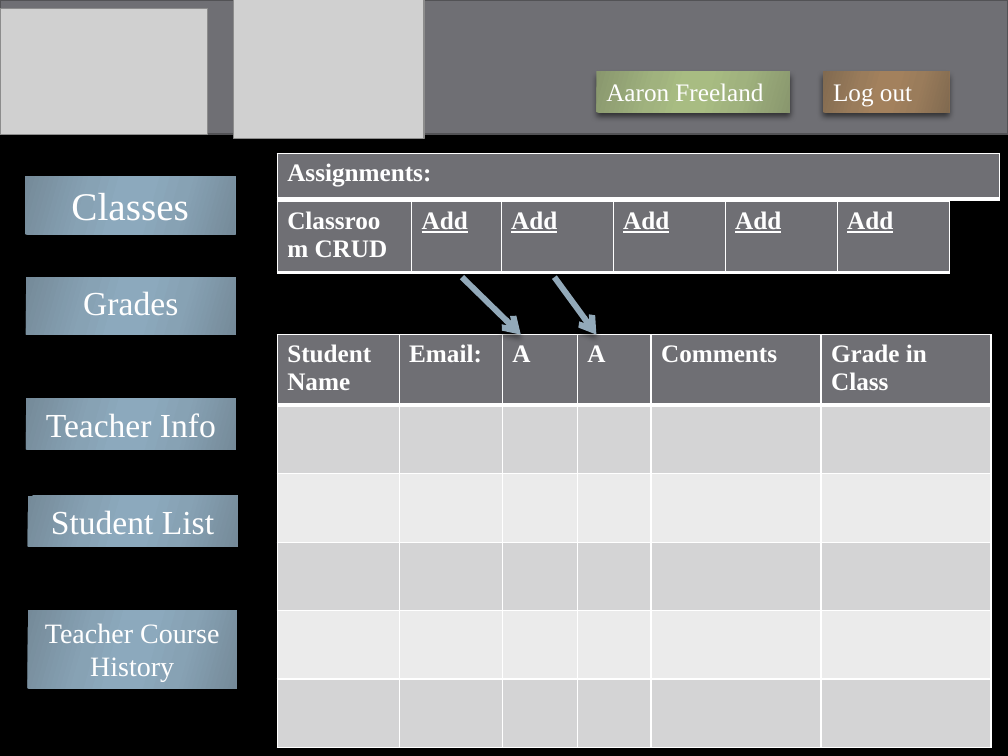
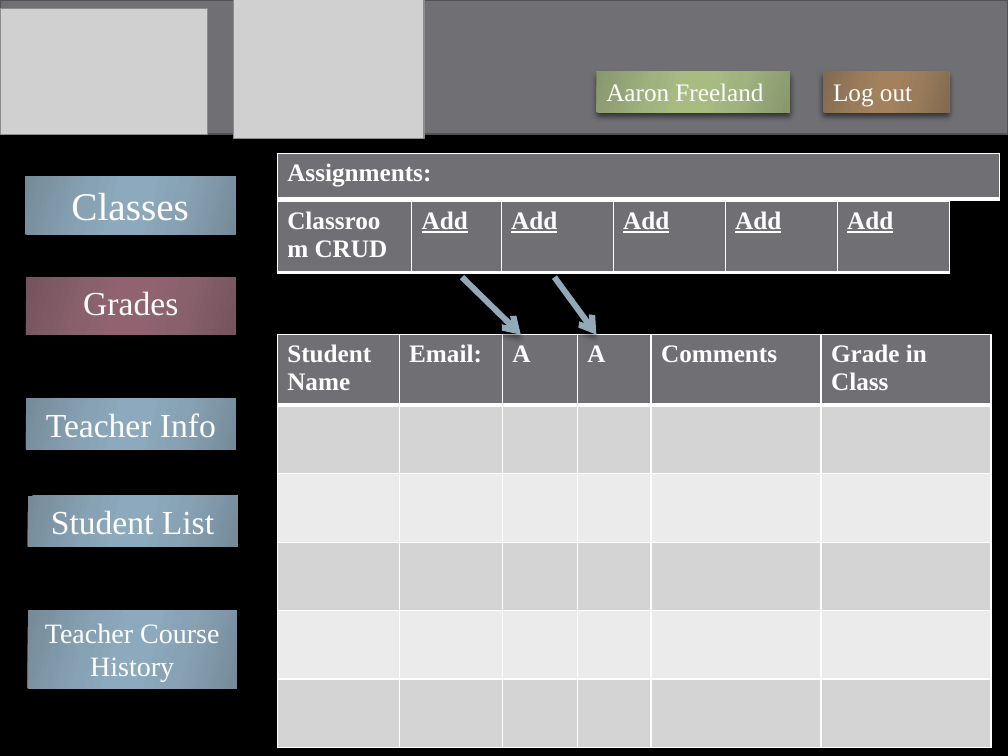
Before and after one commit to WVUP/Spring-2015, a slide deck: slide 5 of Assignments/Gradebook App PowerPont/Austin Brand/Javascript_Gradebook_Storyboard.pptx (slide 4 before the commit). Drawn at 1008x756 pixels with LibreOffice and Linux fonts; fonts in the diff are those of the drawing; grey boxes stand for pictures; background and template pictures are left out. Boxes give left, top, right and bottom in pixels: in the first picture for what was removed or moved away, otherwise in the second. Text is boxed around its words. In the diff, an @@ line names an element or a change of style, - is before the commit and + after.

```diff
--- a/Assignments/Gradebook App PowerPont/Austin Brand/Javascript_Gradebook_Storyboard.pptx
+++ b/Assignments/Gradebook App PowerPont/Austin Brand/Javascript_Gradebook_Storyboard.pptx
@@ rectangle "Grades" at (26,277,236,335): fill gradient #768B99 to #88A2B4 to #8DAABE to gradient #75545E to #8A616D to #926472 @@
```
Also in this commit, not shown: 2 other slides changed.
